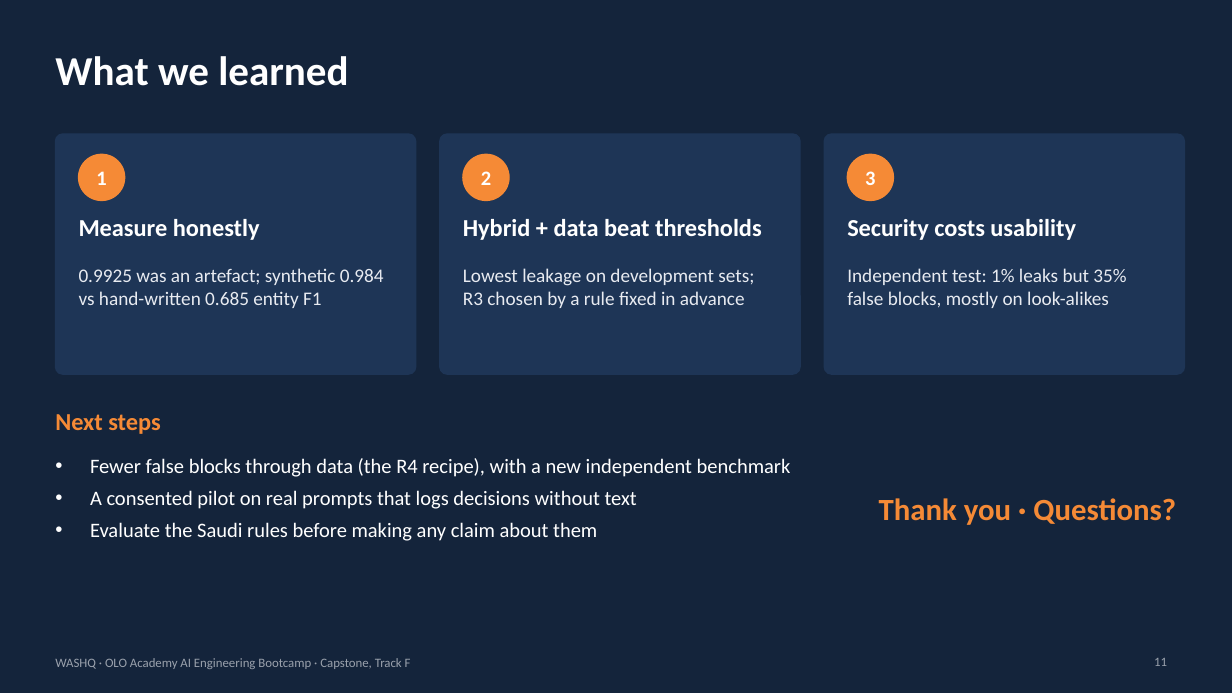
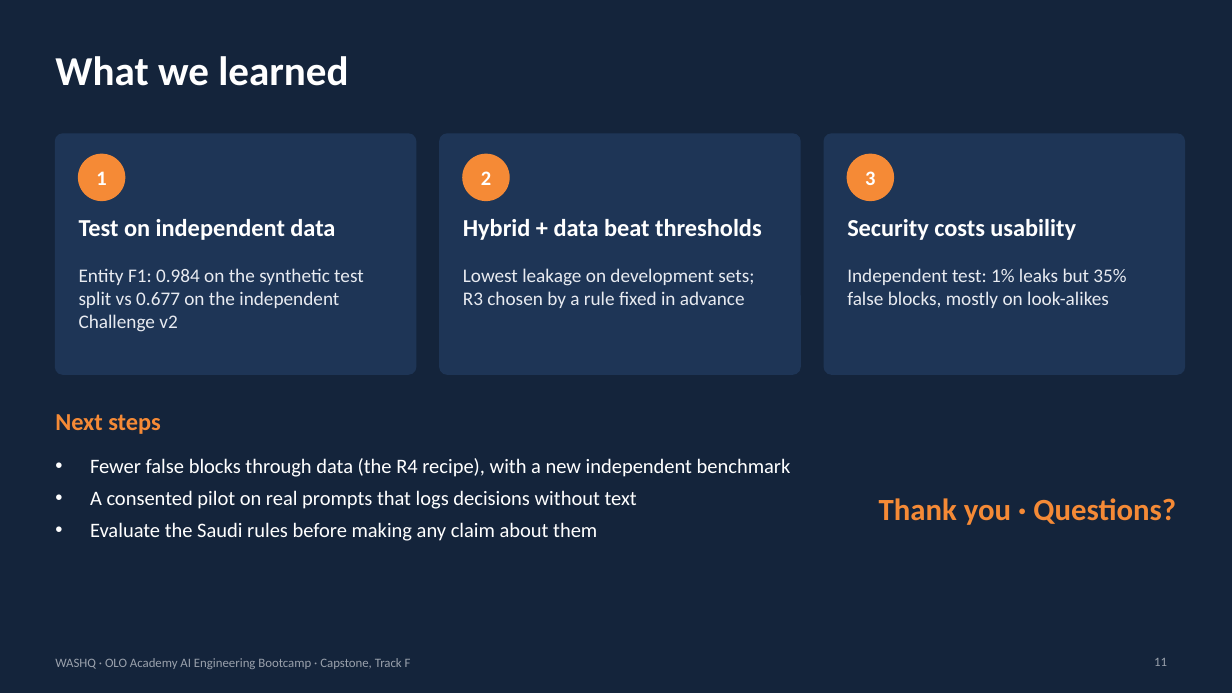
Before and after one commit to nada00kh/confidentiality-detector, a slide deck: slide 11 of presentations/WASHQ_Capstone_Presentation.pptx. Drawn at 1232x693 pixels with LibreOffice and Linux fonts; fonts in the diff are those of the drawing. Boxes give left, top, right and bottom in pixels: in the first picture for what was removed or moved away, otherwise in the second. Text is boxed around its words. In the diff, an @@ line names an element or a change of style, - is before the commit and + after.

```diff
--- a/presentations/WASHQ_Capstone_Presentation.pptx
+++ b/presentations/WASHQ_Capstone_Presentation.pptx
@@ text at (79,219,335,240): text changed @@
-Measure honestly
+Test on independent data
@@ text at (79,268,364,332): text changed @@
-0.9925 was an artefact; synthetic 0.984 vs hand-written 0.685 entity F1
+Entity F1: 0.984 on the synthetic test split vs 0.677 on the independent Challenge v2
```
Also in this commit, not shown: 2 other slides changed, 1 other file.
